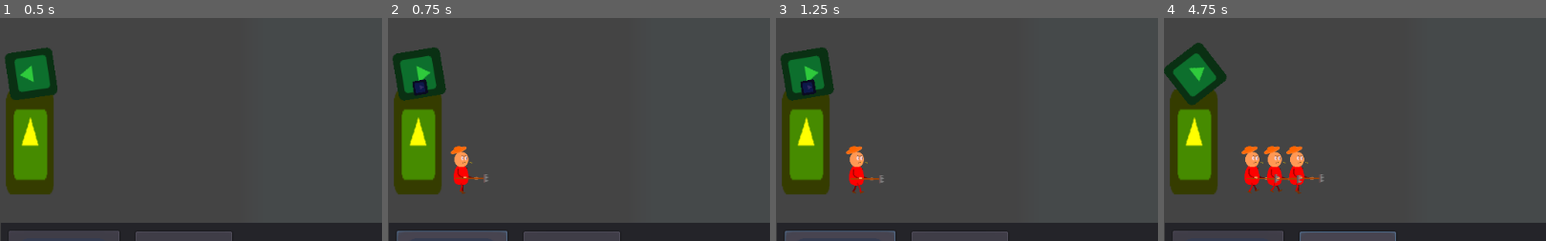
Above: before the commit, frames 1-4 (left to right).
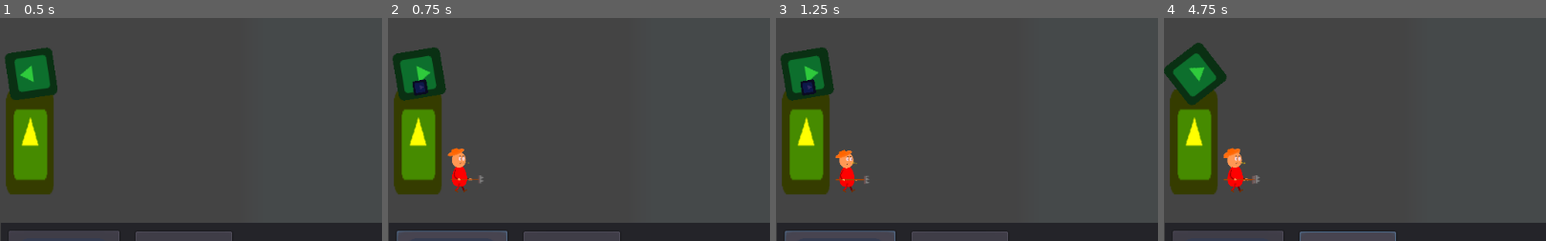
Above: after the commit, the same moments.

Repository: Jon1r/Tower
Game: Godot game, scene res://Map01.tscn
Same seed, same stepped clock (60 frames per second), same inputs: the game is played once before the commit and once after it. The project has no main scene, so this scene is started directly. The engine's default icon, where the game draws it, is replaced by a stand-in: a white triangle on a blue panel in a dark square.
Inputs (mouse positions are % of the whole screen's width and height, from its top left):
- Up to frame 1 (0.5 s): no input
- Up to frame 2 (0.75 s): click (8, 90) at 0.5 s
- Up to frame 3 (1.25 s): no input
- Up to frame 4 (4.75 s): click (24, 90) at 1.25 s; click (8, 90) at 2 s; click (24, 90) at 2.75 s; click (8, 90) at 3.5 s; click (24, 90) at 4.25 s
The pictures show only the part of the screen within x 0-50%, y 34-84%; the shares and areas given below are measured in that part.

Frame 1 is identical in both runs. In frame 2, 0.6% of the frame differs, in the area x 15-27%, y 57-80%; in frame 3, 1.2%; in frame 4, 2.8%, in the area x 15-42%, y 57-80%.

Commit message:
Сделал появление противников через конструктор, но не получилось разобраться со слоями и масками

Diff:
--- a/BasicEnemy.gd
+++ b/BasicEnemy.gd
@@ -1,36 +1,23 @@
-extends "res://Warrior.gd"
+extends KinematicBody2D
 
-var vel = Vector2(-1, 0)
-var attack = false
-var see_enemy = false
+var vel = Vector2(2, 0)
+# Declare member variables here. Examples:
+# var a = 2
+# var b = "text"
+func get_collision():
+	return $myShape.get_shape()
 
+func get_detect_radius_shape():
+	return $DetectRadius/CollisionShape2D.get_shape()
+# Called when the node enters the scene tree for the first time.
 func _ready():
+	pass # Replace with function body.
+
+func get_collision_layer():
+	return $DetectRadius.collision_layer
+
+func get_collision_mask():
+	return $DetectRadius.collision_mask
+
+func play(action):
 	pass
-
-func _physics_process(delta):
-
-	if see_enemy:
-		#$Peasant/AnimationPlayer.stop("walk")
-		if attack:
-			attack = false
-			#$Peasant/AnimationPlayer.play("attack")
-	else:
-		#$Peasant/AnimationPlayer.stop("attack")
-		#$Peasant/AnimationPlayer.play("walk")
-		move_and_slide(vel * speed * delta)
-
-
-
-func _on_DetectRadius_body_entered(body):
-	see_enemy = true
-	print("hello")
-	attack = true
-	$Attack_speed.start()
-
-
-func _on_Attack_speed_timeout():
-	attack = true
-
-
-func _on_DetectRadius_body_exited(body):
-	see_enemy = false
--- a/BasicEnemy.tscn
+++ b/BasicEnemy.tscn
@@ -5,18 +5,18 @@
 [ext_resource path="res://icon.png" type="Texture" id=3]
 
 [sub_resource type="RectangleShape2D" id=1]
-extents = Vector2( 29.4205, 30.8968 )
+extents = Vector2( 93.7273, 94.8809 )
 
 [sub_resource type="CircleShape2D" id=2]
-radius = 37.8993
+radius = 98.0281
 
 [node name="BasicEnemy" instance=ExtResource( 2 )]
 collision_layer = 4
 collision_mask = 3
 script = ExtResource( 1 )
-speed = 1000
 
 [node name="Sprite" type="Sprite" parent="." index="0"]
+scale = Vector2( 3, 3 )
 texture = ExtResource( 3 )
 
 [node name="myShape" parent="." index="1"]
--- a/EnemyTower01.gd
+++ b/EnemyTower01.gd
@@ -1,6 +1,7 @@
 extends StaticBody2D
 
-export (PackedScene) var Basic
+var light_warrior = preload("res://LightWarrior.tscn")
+var basic = preload("res://BasicEnemy.tscn")
 
 signal enemy
 
@@ -15,4 +16,6 @@
 
 func _on_TimerSpawn_timeout():
 	spawn = true
-	emit_signal("enemy", Basic)
+	var warrior = light_warrior.instance()
+	warrior.set_enemy(basic)
+	emit_signal("enemy", warrior)
--- a/EnemyTower01.tscn
+++ b/EnemyTower01.tscn
@@ -1,16 +1,14 @@
-[gd_scene load_steps=6 format=2]
+[gd_scene load_steps=5 format=2]
 
 [ext_resource path="res://icon.png" type="Texture" id=1]
 [ext_resource path="res://Tower.tscn" type="PackedScene" id=2]
 [ext_resource path="res://EnemyTower01.gd" type="Script" id=3]
-[ext_resource path="res://BasicEnemy.tscn" type="PackedScene" id=4]
 
 [sub_resource type="RectangleShape2D" id=1]
 extents = Vector2( 30.7731, 60.1487 )
 
-[node name="EnemyTower01" instance=ExtResource( 2 )]
+[node name="EnemyTower" instance=ExtResource( 2 )]
 script = ExtResource( 3 )
-Basic = ExtResource( 4 )
 
 [node name="Sprite" parent="." index="0"]
 modulate = Color( 0.737255, 0.0941176, 0.0941176, 1 )
@@ -26,5 +24,5 @@
 position = Vector2( -63.6781, 5.99323 )
 
 [node name="TimerSpawn" type="Timer" parent="." index="3"]
-wait_time = 5.0
+wait_time = 10.0
 [connection signal="timeout" from="TimerSpawn" to="." method="_on_TimerSpawn_timeout"]
--- a/LightWarrior.gd
+++ b/LightWarrior.gd
@@ -1,17 +1,20 @@
 extends "res://Warrior.gd"
 
-var vel = Vector2(1, 0)
+var vel
 var attack = false
 var see_enemy = false
 var enemy = null
 #Конструктор
 func _init():
-	print("hello")
+	pass
 
 func set_enemy(_enemy):
 	enemy = _enemy.instance()
 	$DetectRadius/CollisionShape2D.set_shape(enemy.get_detect_radius_shape())
 	$myShape.set_shape(enemy.get_collision())
+	vel = enemy.vel
+	$DetectRadius.set_collision_layer(enemy.get_collision_layer())
+	$DetectRadius.set_collision_mask(enemy.get_collision_mask())
 	add_child(enemy)
 
 func _ready():
--- a/Map01.gd
+++ b/Map01.gd
@@ -19,6 +19,5 @@
 
 
 func _on_EnemyTower01_enemy(basic):
-	var e = basic.instance()
-	add_child(e)
-	e.position = $EnemyTower01/Position2D.global_position
+	add_child(basic)
+	basic.position = $EnemyTower01/Position2D.global_position
--- a/Peasant.gd
+++ b/Peasant.gd
@@ -1,6 +1,6 @@
 extends KinematicBody2D
 
-
+var vel = Vector2(3, 0)
 # Declare member variables here. Examples:
 # var a = 2
 # var b = "text"
@@ -13,5 +13,11 @@
 func _ready():
 	pass # Replace with function body.
 
+func get_collision_layer():
+	return $DetectRadius.get_collision_layer()
+
+func get_collision_mask():
+	return $DetectRadius.get_collision_mask()
+
 func play(action):
 	return $AnimationPlayer.play(action)
